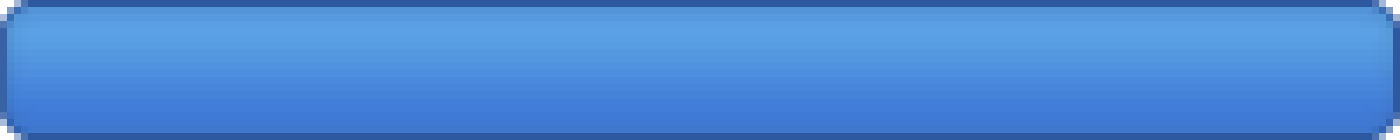
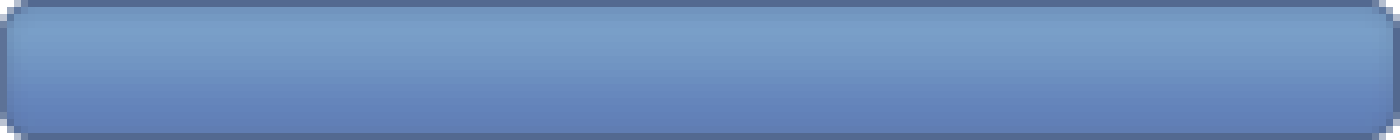
Two versions of the same layered image (1400 × 140). Layer-by-layer changes:
pixels changed over (x1=0, y1=0, x2=1400, y2=140) (layer not identified)
